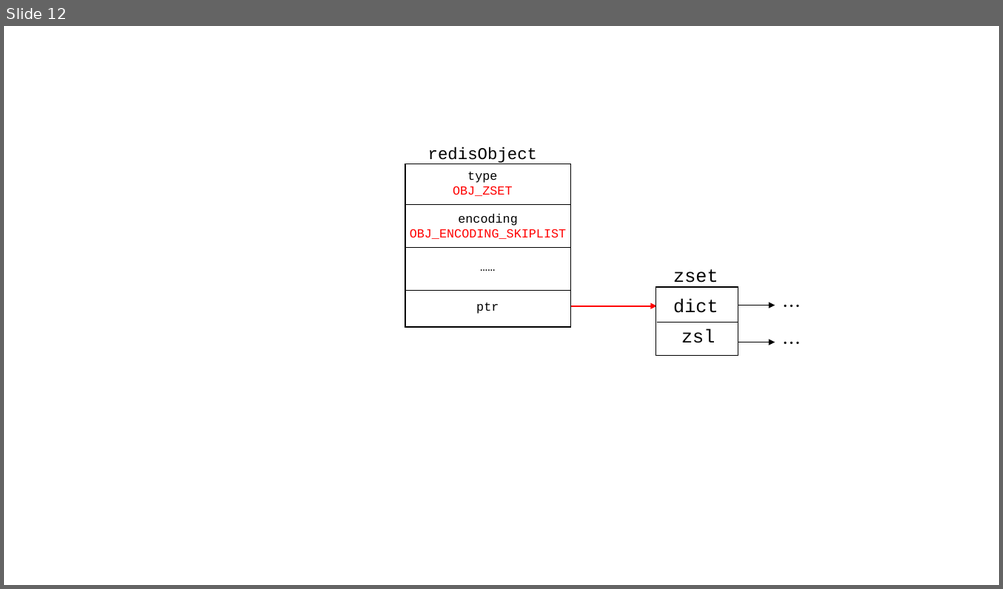
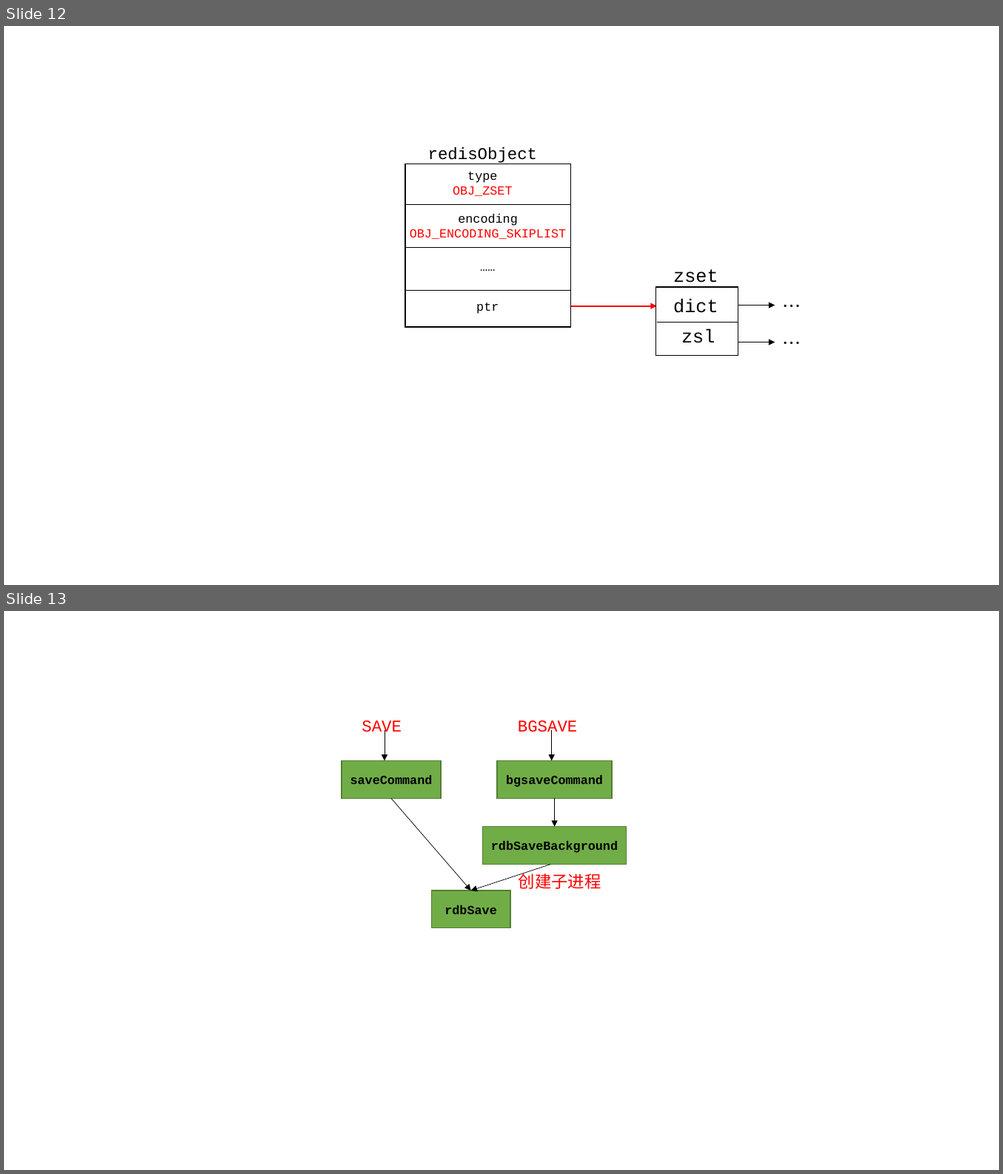
Before and after one commit to zhangm365/CS_NOTE, a slide deck: Redis/pics/pics.pptx. Shown one above the other, each under a label of ours: slide 12 before the commit, slides 12 and 13 after it. The pictures are 1003x589 and 1003x1174 pixels, drawn with LibreOffice and Linux fonts; fonts in the diff are those of the drawing. Boxes give left, top, right and bottom in pixels: in the first picture for what was removed or moved away, otherwise in the second. Text is boxed around its words. In the diff, an @@ line names an element or a change of style, - is before the commit and + after.

```diff
--- a/Redis/pics/pics.pptx
+++ b/Redis/pics/pics.pptx
@@ slide 13 added at bbox=[4, 611, 999, 1170], background #FFFFFF @@
@@ text added at bbox=[361, 721, 401, 737], 16 pt, text #FF0000 @@
+SAVE
@@ text added at bbox=[518, 721, 577, 737], 16 pt, text #FF0000 @@
+BGSAVE
@@ arrow added from (384, 729) to (384, 761), #000000 0.5 pt @@
@@ arrow added from (552, 729) to (552, 761), #000000 0.5 pt @@
@@ rectangle added at bbox=[341, 761, 441, 798], fill #70AD47, outline #538035 1 pt, 12 pt, text #000000, bold @@
+saveCommand
@@ rectangle added at bbox=[497, 761, 612, 798], fill #70AD47, outline #538035 1 pt, 12 pt, text #000000, bold @@
+bgsaveCommand
@@ arrow added from (391, 798) to (471, 891), #000000 0.5 pt @@
@@ arrow added from (555, 798) to (555, 826), #000000 0.5 pt @@
@@ rectangle added at bbox=[482, 826, 626, 864], fill #70AD47, outline #538035 1 pt, 12 pt, text #000000, bold @@
+rdbSaveBackground
@@ arrow added from (550, 865) to (471, 891), #000000 0.5 pt @@
@@ text added at bbox=[518, 871, 601, 889], 16 pt, text #FF0000 @@
+创建子进程
@@ rectangle added at bbox=[432, 891, 511, 928], fill #70AD47, outline #538035 1 pt, 12 pt, text #000000, bold @@
+rdbSave
```
Also in this commit, not shown: 1 slide changed, 1 other slide added, 6 other files.
